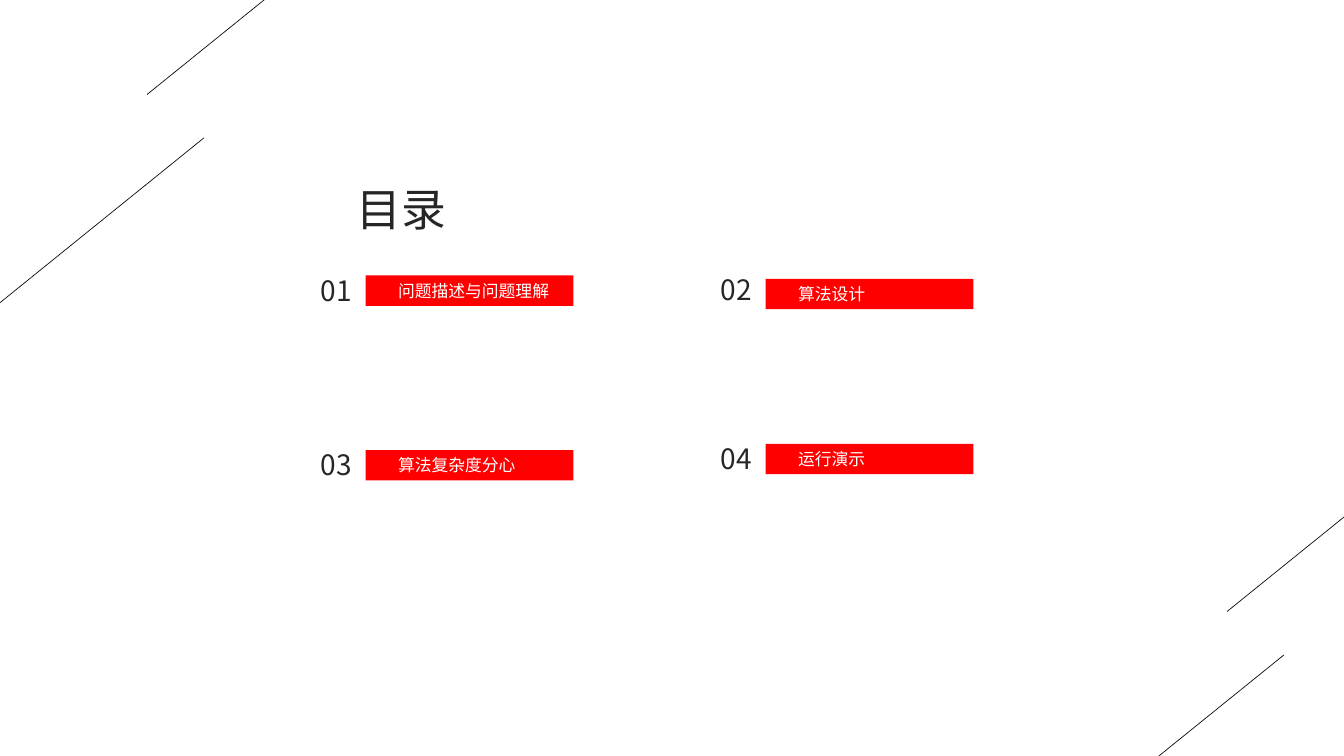
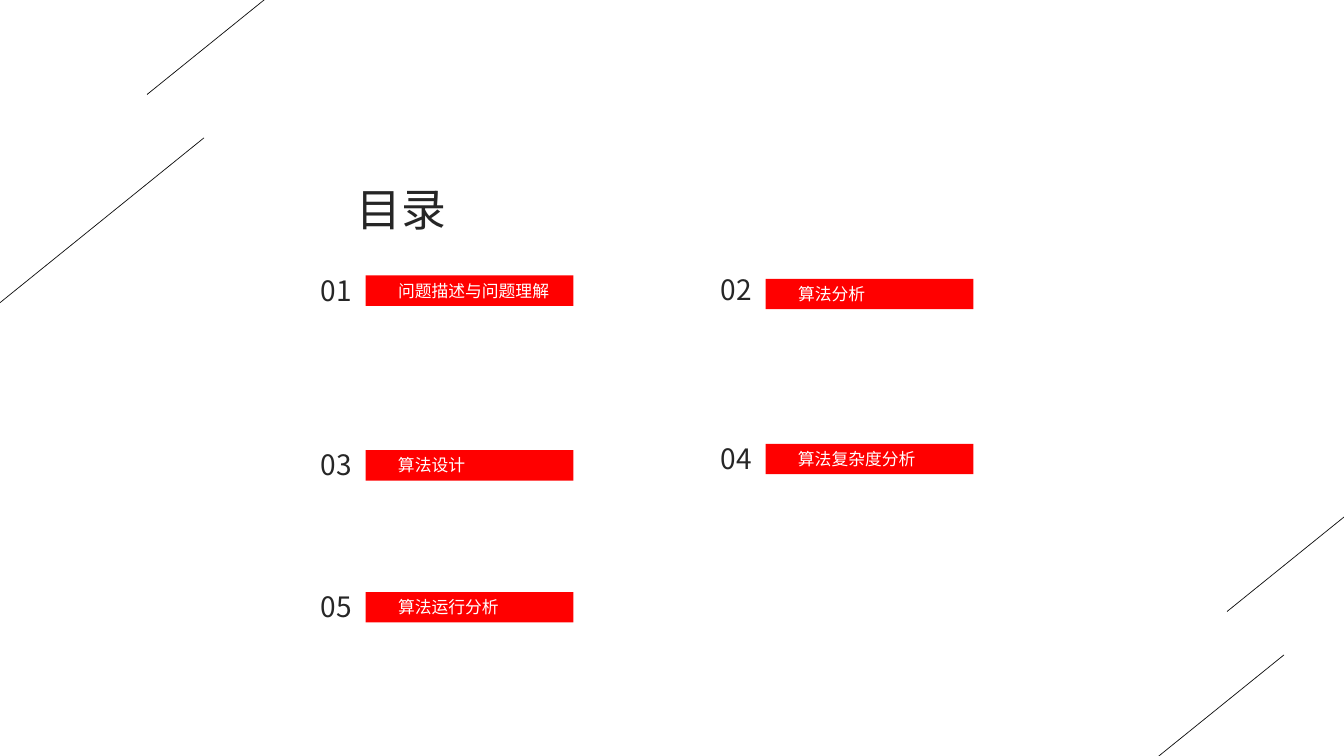
Before and after one commit to dlct-wzx/algorithmic-practice, a slide deck: slide 2 of 答辩ppt.pptx. Drawn at 1344x756 pixels with LibreOffice and Linux fonts; fonts in the diff are those of the drawing; background and template pictures are left out. Boxes give left, top, right and bottom in pixels: in the first picture for what was removed or moved away, otherwise in the second. Text is boxed around its words. In the diff, an @@ line names an element or a change of style, - is before the commit and + after.

```diff
--- a/答辩ppt.pptx
+++ b/答辩ppt.pptx
@@ text in rectangle at bbox=[798, 286, 865, 302]: text changed @@
-算法设计
+算法分析
@@ text in rectangle at bbox=[398, 457, 465, 473]: text changed @@
-算法复杂度分心
+算法设计
@@ text in rectangle at bbox=[798, 451, 915, 467]: text changed @@
-运行演示
+算法复杂度分析
@@ text added at bbox=[321, 596, 352, 618], 20 pt, text #262626 @@
+05
@@ rectangle added at bbox=[366, 592, 574, 622], fill #FF0000, 12 pt, text #FFFFFF @@
+算法运行分析
```
Also in this commit, not shown: 5 other slides changed, 7 slides added, 5 slides removed, 10 other files.
